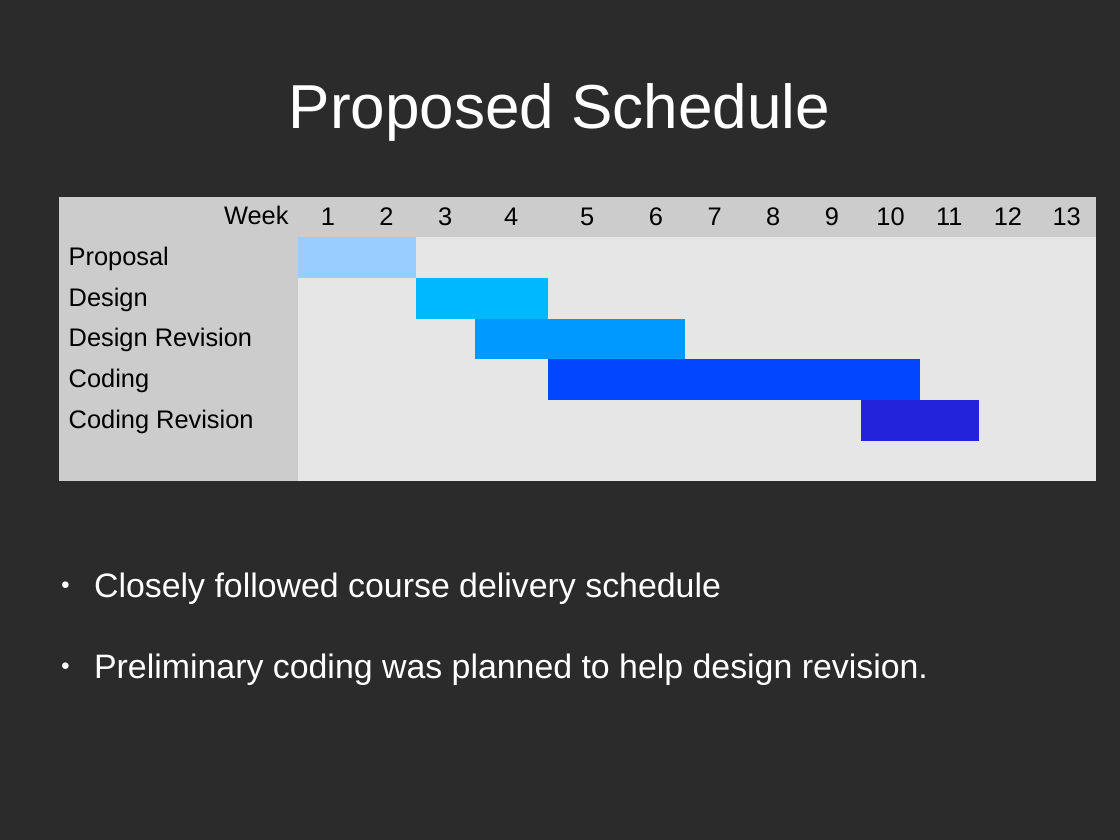
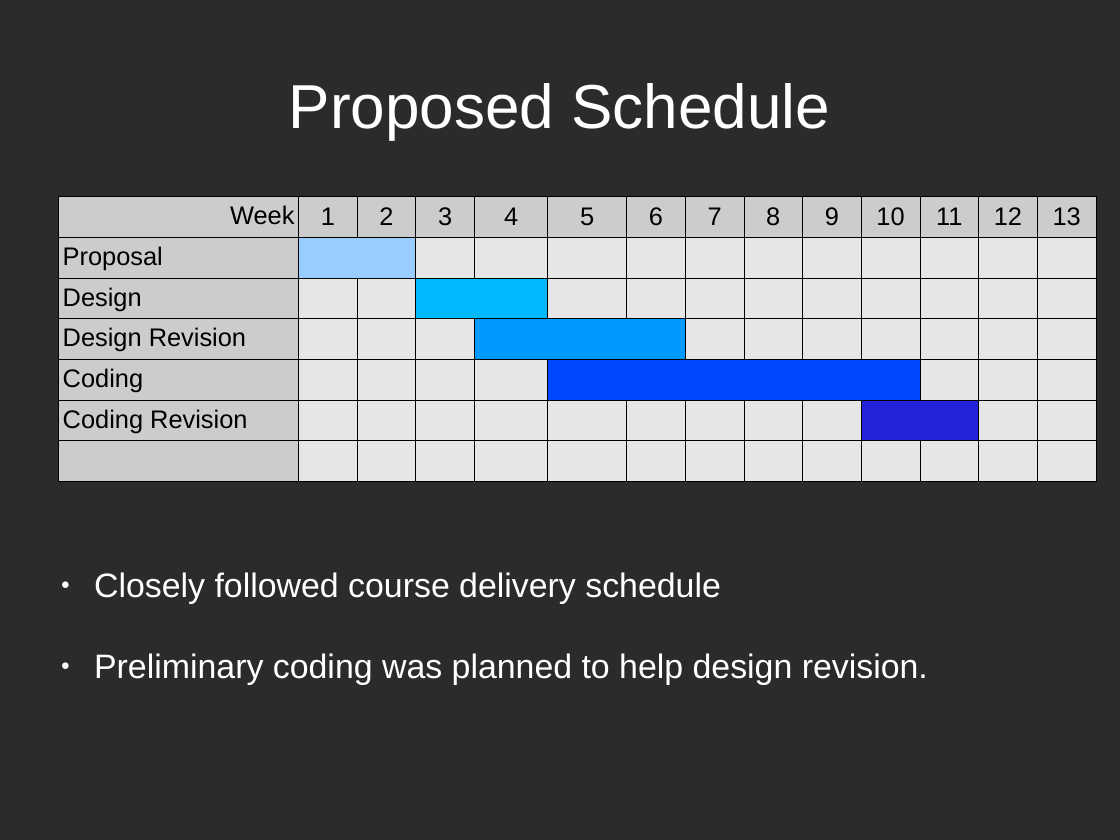
Before and after one commit to directrix1/se2, a slide deck: slide 7 of wip/SE2Presentation_2z.odp. Drawn at 1120x840 pixels with LibreOffice and Linux fonts; fonts in the diff are those of the drawing; background and template pictures are left out; a plain dark background stands for a picture behind light text. Boxes give left, top, right and bottom in pixels: in the first picture for what was removed or moved away, otherwise in the second. Text is boxed around its words. In the diff, an @@ line names an element or a change of style, - is before the commit and + after.

```diff
--- a/wip/SE2Presentation_2z.odp
+++ b/wip/SE2Presentation_2z.odp
@@ table at (x1=59, y1=196, x2=1100, y2=469) @@
@@ borders changed @@
```
Also in this commit, not shown: 3 other slides changed.
